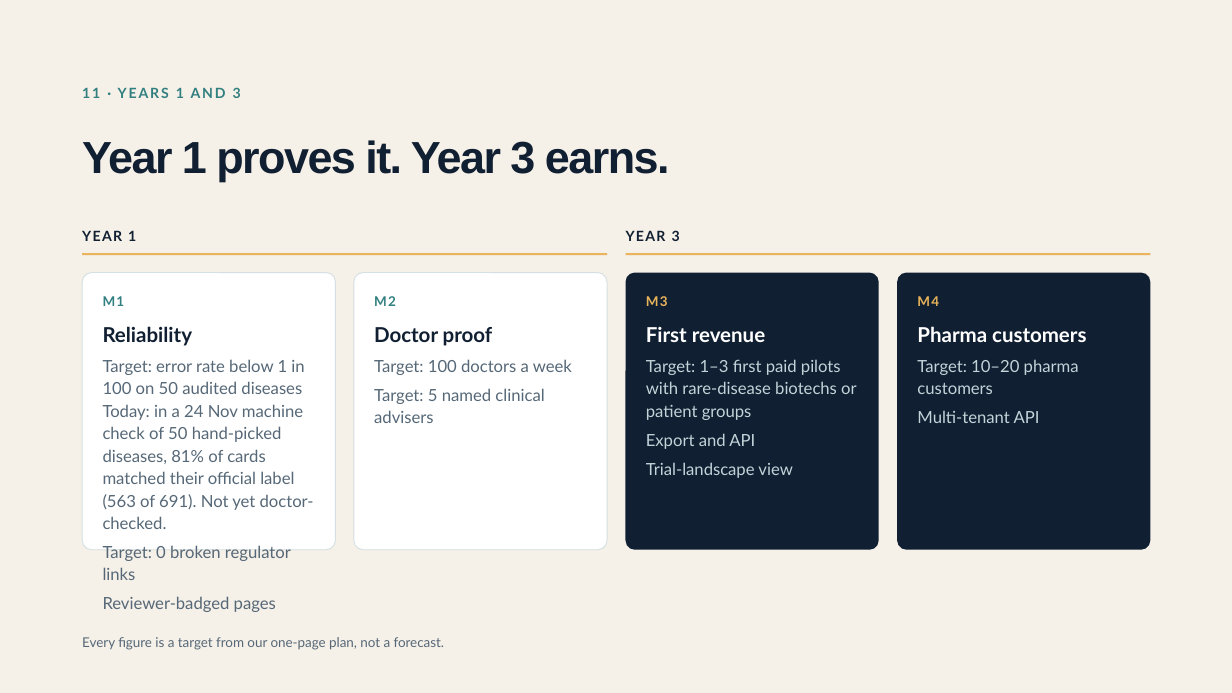
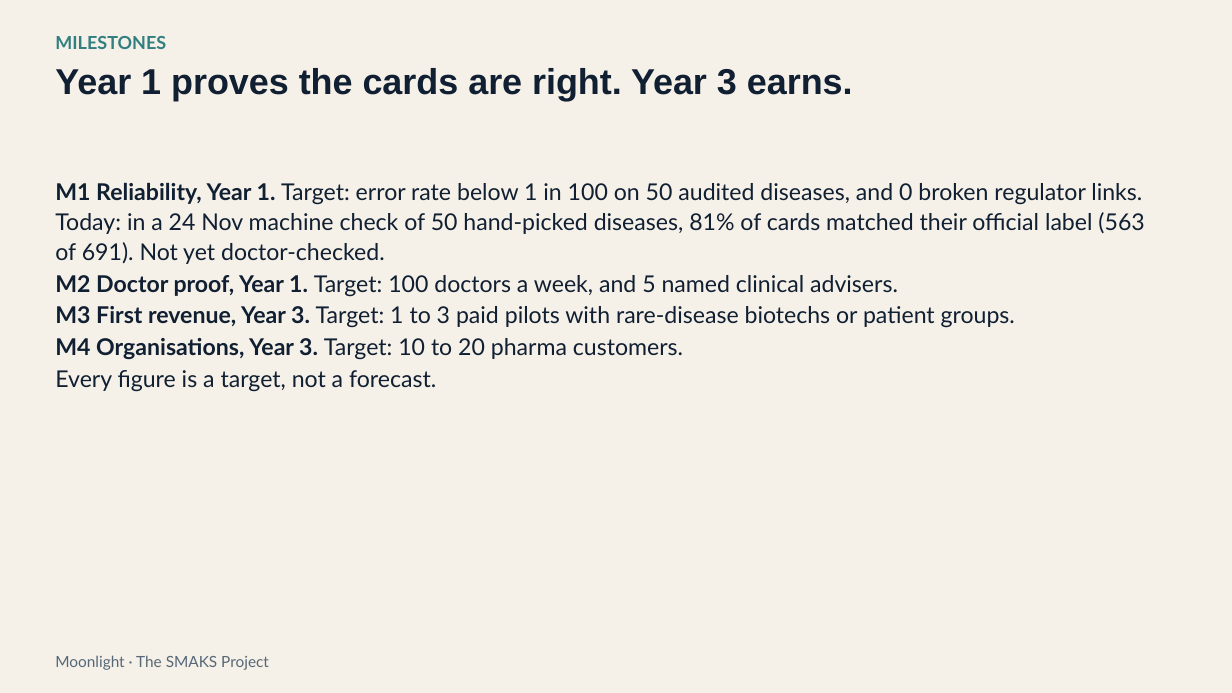
Before and after one commit to Moonlight-Clues/moonlight, a slide deck: slide 14 of docs/pitch/moonlight-deck-funders-19nov.pptx (slide 12 before the commit). Drawn at 1232x693 pixels with LibreOffice and Linux fonts; fonts in the diff are those of the drawing. Boxes give left, top, right and bottom in pixels: in the first picture for what was removed or moved away, otherwise in the second. Text is boxed around its words. In the diff, an @@ line names an element or a change of style, - is before the commit and + after.

```diff
--- a/docs/pitch/moonlight-deck-funders-19nov.pptx
+++ b/docs/pitch/moonlight-deck-funders-19nov.pptx
@@ text added at [55, 36, 166, 49], 14 pt, text #327F80, bold @@
+MILESTONES
@@ text at [55, 68, 853, 101]: text changed; size 35 to 28 pt @@
-Year 1 proves it. Year 3 earns.
+Year 1 proves the cards are right. Year 3 earns.
@@ text removed at [82, 87, 241, 98] @@
-11 · YEARS 1 AND 3
@@ text at [55, 183, 1144, 392]: text changed; size 13 to 18 pt; text colour #566877 to #101F31 @@
-M1
-Reliability
-Target: error rate below 1 in 100 on 50 audited diseases Today: in a 24 Nov machine check of 50 hand-picked diseases, 81% of cards matched their official label (563 of 691). Not yet doctor-checked.
-Target: 0 broken regulator links
-Reviewer-badged pages
+M1 Reliability, Year 1. Target: error rate below 1 in 100 on 50 audited diseases, and 0 broken regulator links. Today: in a 24 Nov machine check of 50 hand-picked diseases, 81% of cards matched their official label (563 of 691). Not yet doctor-checked.
+M2 Doctor proof, Year 1. Target: 100 doctors a week, and 5 named clinical advisers.
+M3 First revenue, Year 3. Target: 1 to 3 paid pilots with rare-disease biotechs or patient groups.
+M4 Organisations, Year 3. Target: 10 to 20 pharma customers.
+Every figure is a target, not a forecast.
@@ text removed at [82, 230, 136, 241] @@
-YEAR 1
@@ text removed at [626, 230, 680, 241] @@
-YEAR 3
@@ line removed from (82, 254) to (607, 254) @@
@@ line removed from (626, 254) to (1151, 254) @@
@@ rounded rectangle removed at [82, 273, 335, 550] @@
@@ rounded rectangle removed at [354, 273, 607, 550] @@
@@ text removed at [374, 296, 572, 423] @@
-M2
-Doctor proof
-Target: 100 doctors a week
-Target: 5 named clinical advisers
@@ rounded rectangle removed at [626, 273, 879, 550] @@
@@ text removed at [646, 296, 857, 478] @@
-M3
-First revenue
-Target: 1–3 first paid pilots with rare-disease biotechs or patient groups
-Export and API
-Trial-landscape view
@@ rounded rectangle removed at [897, 273, 1151, 550] @@
@@ text removed at [917, 296, 1086, 423] @@
-M4
-Pharma customers
-Target: 10–20 pharma customers
-Multi-tenant API
@@ text added at [55, 655, 269, 670], 12 pt, text #566877 @@
+Moonlight · The SMAKS Project
@@ text removed at [82, 637, 444, 650] @@
-Every figure is a target from our one-page plan, not a forecast.
```
Also in this commit, not shown: 5 other slides changed, 9 slides added, 10 slides removed, 1 other file.
